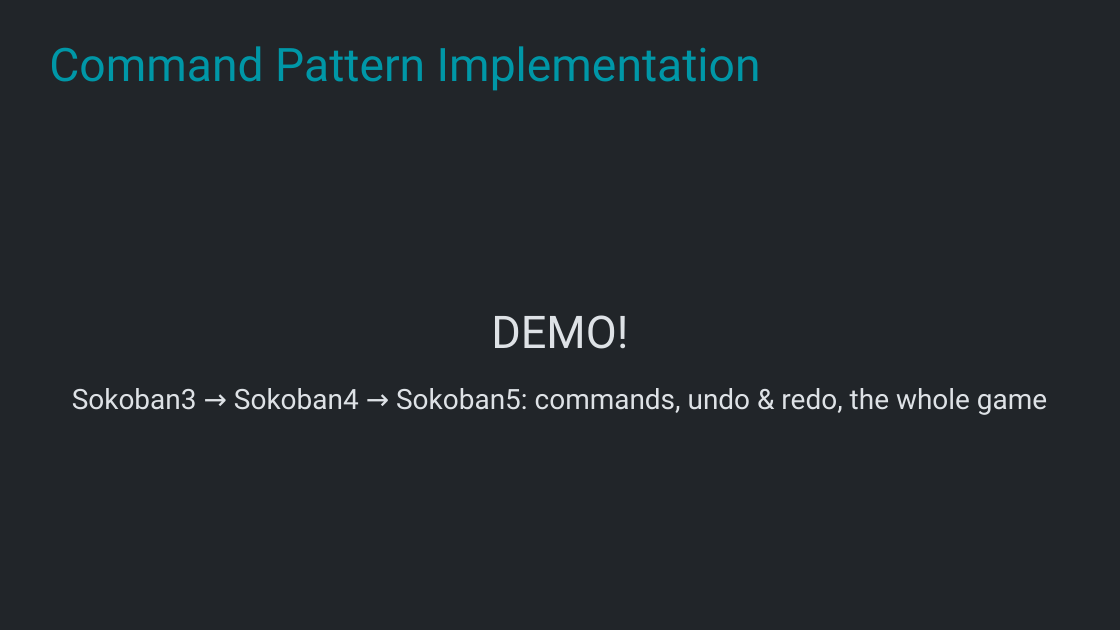
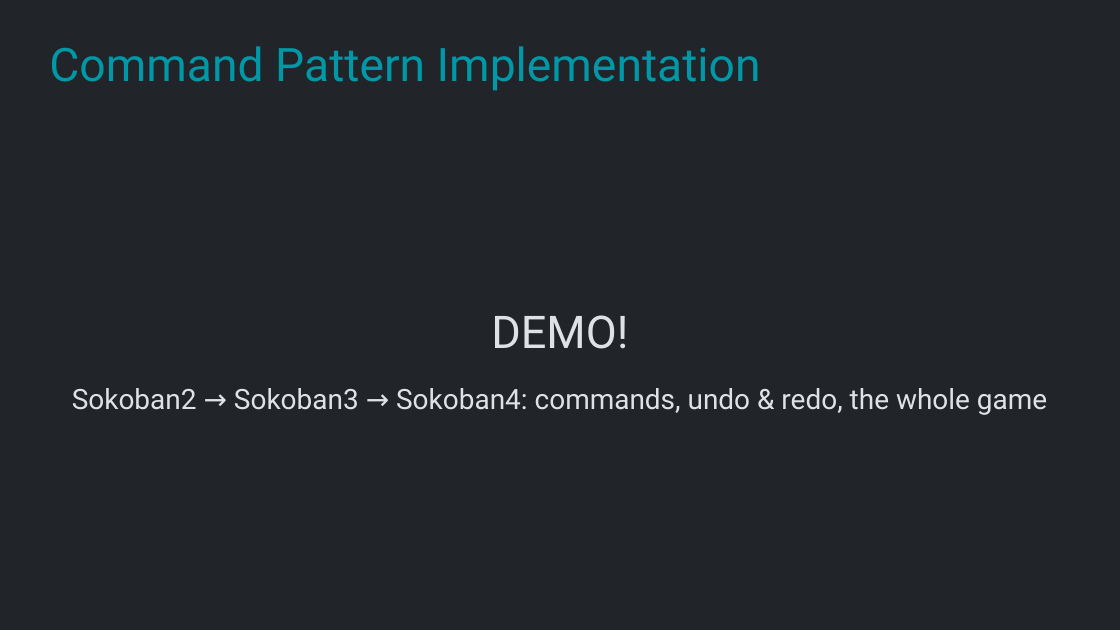
Before and after one commit to Metamate/gar, a slide deck: slide 28 of slides/04 Sokoban.pptx (slide 24 before the commit). Drawn at 1120x630 pixels with LibreOffice and Linux fonts; fonts in the diff are those of the drawing. Boxes give left, top, right and bottom in pixels: in the first picture for what was removed or moved away, otherwise in the second. Text is boxed around its words. In the diff, an @@ line names an element or a change of style, - is before the commit and + after.

```diff
--- a/slides/04 Sokoban.pptx
+++ b/slides/04 Sokoban.pptx
@@ text at <box>72,388,1047,415</box>: text changed @@
-Sokoban3 → Sokoban4 → Sokoban5: commands, undo & redo, the whole game
+Sokoban2 → Sokoban3 → Sokoban4: commands, undo & redo, the whole game
```
Also in this commit, not shown: 8 other slides changed, 4 slides added, 1 other file.
